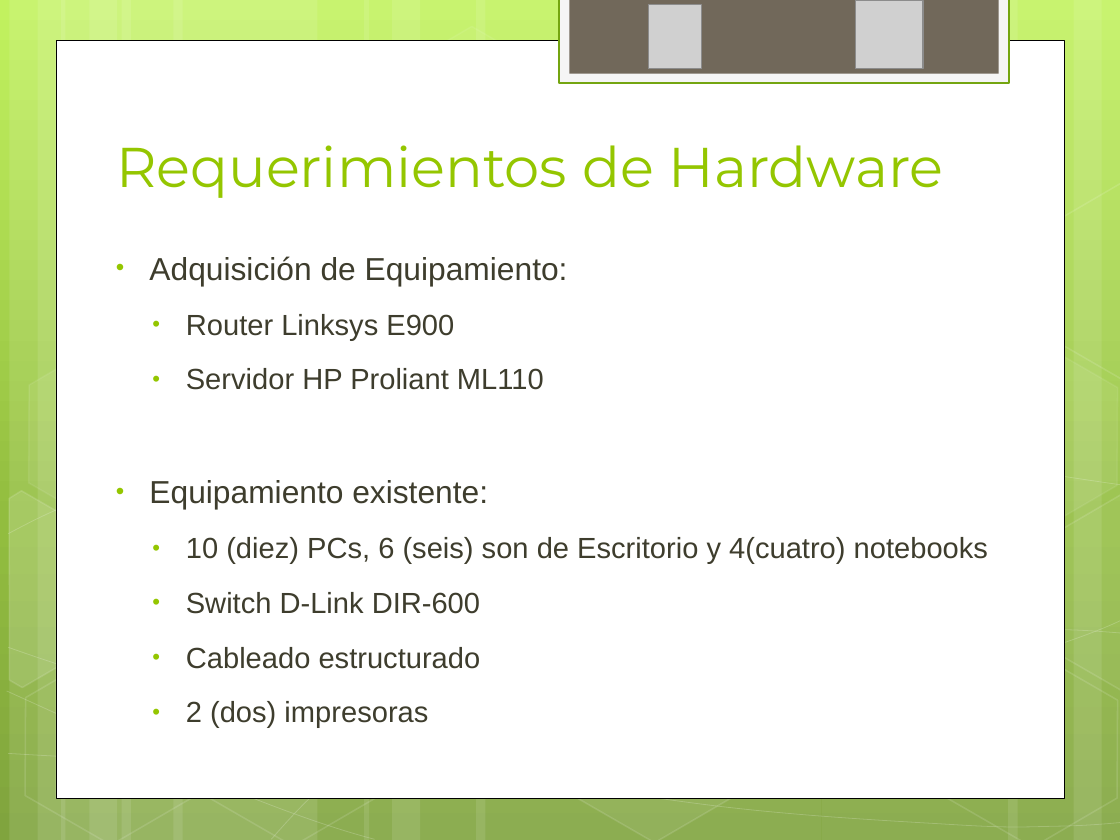
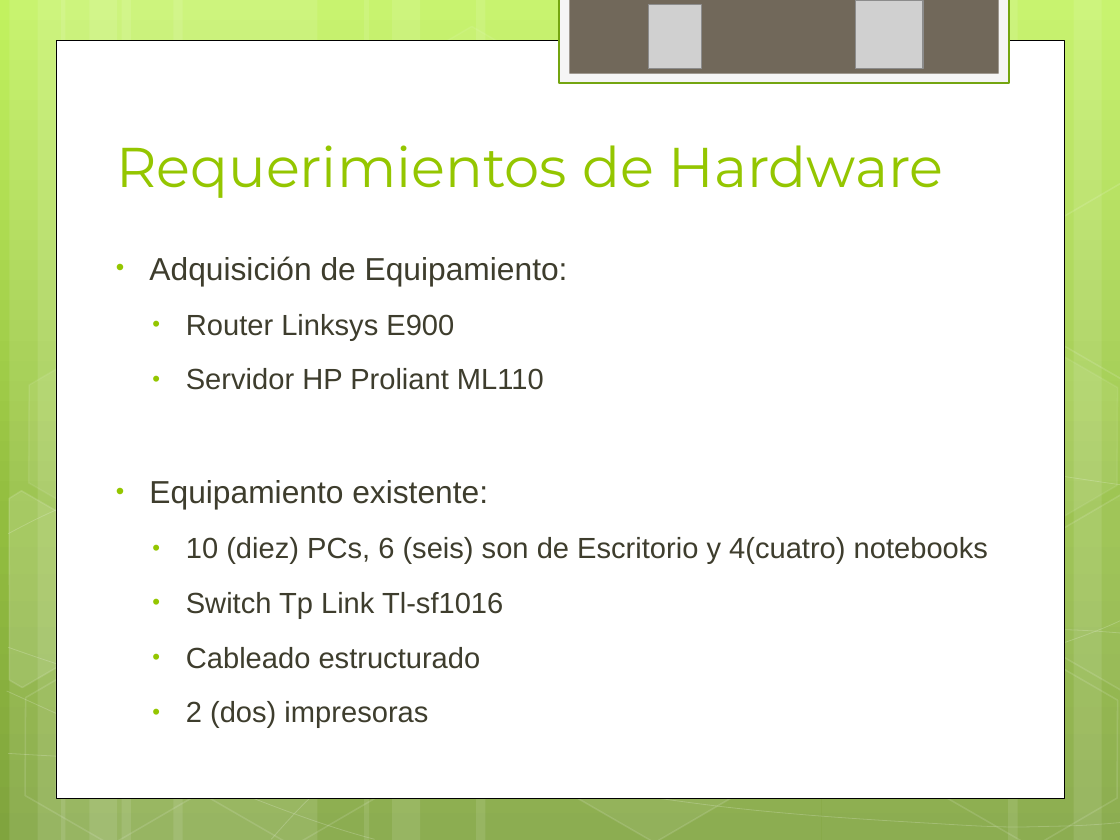
Before and after one commit to ptissera/habilitacion-profesional-2012-4k4, a slide deck: slide 32 of Documentacion/Proyecto/Presentacion Final/Exposicion Final.pptx. Drawn at 1120x840 pixels with LibreOffice and Linux fonts; fonts in the diff are those of the drawing; grey boxes stand for pictures. Boxes give left, top, right and bottom in pixels: in the first picture for what was removed or moved away, otherwise in the second. Text is boxed around its words. In the diff, an @@ line names an element or a change of style, - is before the commit and + after.

```diff
--- a/Documentacion/Proyecto/Presentacion Final/Exposicion Final.pptx
+++ b/Documentacion/Proyecto/Presentacion Final/Exposicion Final.pptx
@@ text at (186,592,503,618): text changed @@
-  • Switch D-Link DIR-600
+  • Switch Tp Link Tl-sf1016
```
Also in this commit, not shown: 4 other slides changed.
